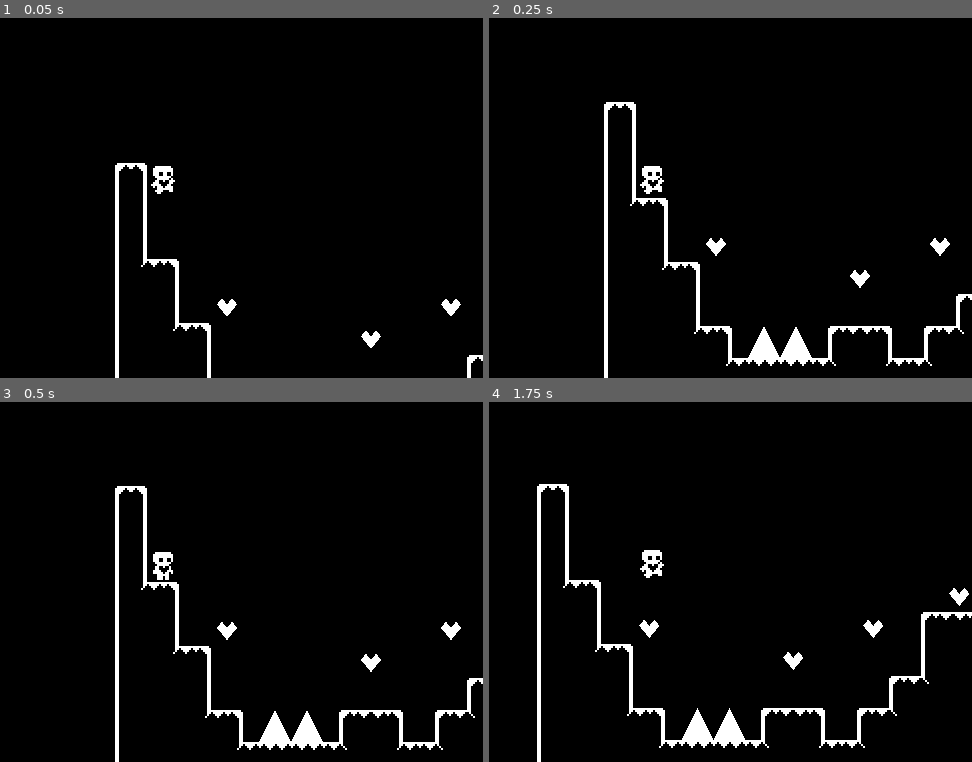
Above: before the commit, frames 1-4 (two rows, left to right).
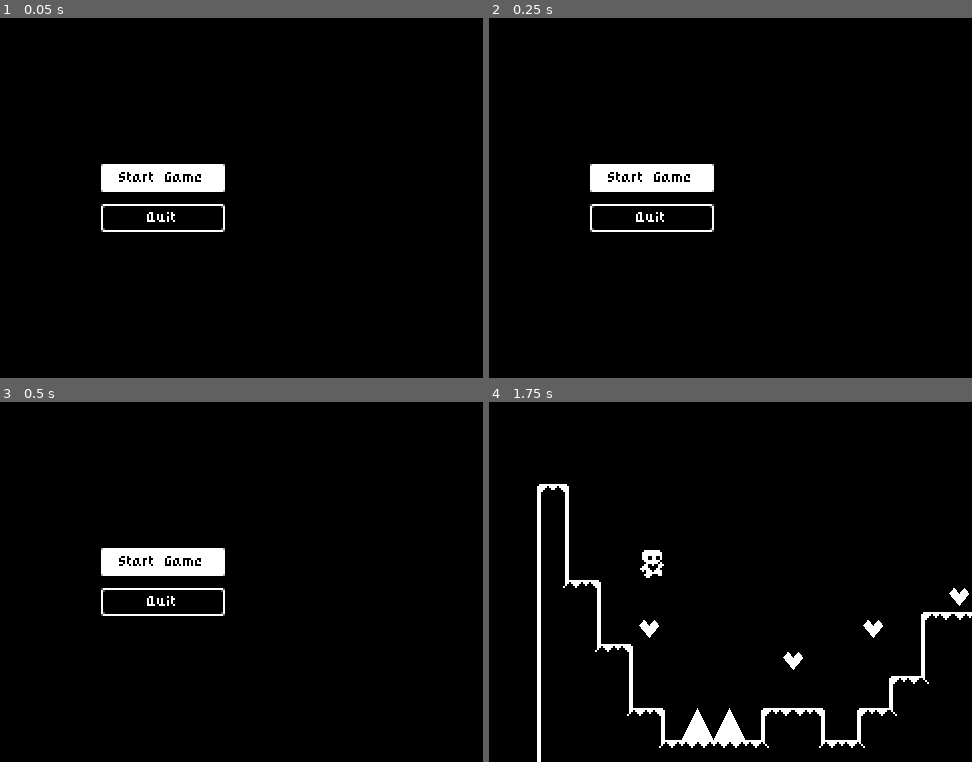
Above: after the commit, the same moments.

Repository: qwe321qwe321qwe321/godot-playground
Game: Godot game, scene res://scenes/start_menu.tscn
Two runs of this game, one before a commit and one after it. Both use one fixed random seed, a clock stepped at 60 frames per second and the inputs below. Before the commit the project starts from res://scenes/level_one.tscn.
Inputs (mouse positions are in pixels of both pictures, inside the frame that each line leads up to):
- Up to frame 1 (0.05 s): no input
- Up to frame 2 (0.25 s): no input
- Up to frame 3 (0.5 s): no input
- Up to frame 4 (1.75 s): click (653, 560) at 0.5 s, where only the run after the commit has a clickable "Start Game"; tap Enter (ui_accept) at 1.25, 1.52 s; hold Right (ui_right) from 1.28 s (still down)

The runs differ from the first frame. In frame 1, 3.3% of the frame differs, in the area x 20-100%, y 40-100%; in frame 2, 5.2%; in frame 3, 5.3%, in the area x 20-100%, y 23-100%; in frame 4, nothing differs.

Commit message:
add start menu and ui theme

Diff:
--- /dev/null
+++ b/Heart Platformer/black_9slice.tres
@@ -0,0 +1,10 @@
+[gd_resource type="StyleBoxTexture" load_steps=2 format=3 uid="uid://cpniuqkxah6iq"]
+
+[ext_resource type="Texture2D" uid="uid://bh2lou7jihf2d" path="res://black_9slice.png" id="1_51a6b"]
+
+[resource]
+texture = ExtResource("1_51a6b")
+texture_margin_left = 3.0
+texture_margin_top = 3.0
+texture_margin_right = 3.0
+texture_margin_bottom = 3.0
--- /dev/null
+++ b/Heart Platformer/default_theme.tres
@@ -0,0 +1,16 @@
+[gd_resource type="Theme" load_steps=3 format=3 uid="uid://cfe7y7kq81wuv"]
+
+[ext_resource type="StyleBox" uid="uid://cpniuqkxah6iq" path="res://black_9slice.tres" id="1_4ikhw"]
+[ext_resource type="StyleBox" uid="uid://cvaspcbsy5nvm" path="res://white_9slice.tres" id="1_ufaai"]
+
+[resource]
+Button/colors/font_color = Color(1, 1, 1, 1)
+Button/colors/font_focus_color = Color(0, 0, 0, 1)
+Button/colors/font_hover_color = Color(0, 0, 0, 1)
+Button/colors/font_pressed_color = Color(1, 1, 1, 1)
+Button/font_sizes/font_size = 6
+Button/styles/focus = ExtResource("1_ufaai")
+Button/styles/hover = ExtResource("1_ufaai")
+Button/styles/normal = ExtResource("1_4ikhw")
+Button/styles/pressed = ExtResource("1_4ikhw")
+Label/font_sizes/font_size = 6
--- a/Heart Platformer/prefabs/level_transition.tscn
+++ b/Heart Platformer/prefabs/level_transition.tscn
@@ -1,22 +1,6 @@
 [gd_scene load_steps=6 format=3 uid="uid://b5v3d6emc52iv"]
 
 [ext_resource type="Script" path="res://prefabs/level_transition.gd" id="1_tc7vt"]
-
-[sub_resource type="Animation" id="Animation_8iyjq"]
-resource_name = "fade_to_black"
-length = 0.5
-tracks/0/type = "value"
-tracks/0/imported = false
-tracks/0/enabled = true
-tracks/0/path = NodePath("ColorRect:color")
-tracks/0/interp = 1
-tracks/0/loop_wrap = true
-tracks/0/keys = {
-"times": PackedFloat32Array(0, 0.5),
-"transitions": PackedFloat32Array(1, 1),
-"update": 0,
-"values": [Color(0, 0, 0, 0), Color(0, 0, 0, 1)]
-}
 
 [sub_resource type="Animation" id="Animation_lpv6o"]
 length = 0.001
@@ -49,6 +33,22 @@
 "values": [Color(0, 0, 0, 1), Color(0, 0, 0, 0)]
 }
 
+[sub_resource type="Animation" id="Animation_8iyjq"]
+resource_name = "fade_to_black"
+length = 0.5
+tracks/0/type = "value"
+tracks/0/imported = false
+tracks/0/enabled = true
+tracks/0/path = NodePath("ColorRect:color")
+tracks/0/interp = 1
+tracks/0/loop_wrap = true
+tracks/0/keys = {
+"times": PackedFloat32Array(0, 0.5),
+"transitions": PackedFloat32Array(1, 1),
+"update": 0,
+"values": [Color(0, 0, 0, 0), Color(0, 0, 0, 1)]
+}
+
 [sub_resource type="AnimationLibrary" id="AnimationLibrary_i4x48"]
 _data = {
 "RESET": SubResource("Animation_lpv6o"),
@@ -72,4 +72,5 @@
 anchor_bottom = 1.0
 grow_horizontal = 2
 grow_vertical = 2
+mouse_filter = 2
 color = Color(0, 0, 0, 0)
--- a/Heart Platformer/project.godot
+++ b/Heart Platformer/project.godot
@@ -11,7 +11,7 @@
 [application]
 
 config/name="Heart Platformer"
-run/main_scene="res://scenes/level_one.tscn"
+run/main_scene="res://scenes/start_menu.tscn"
 config/features=PackedStringArray("4.1", "Forward Plus")
 config/icon="res://icon.svg"
 
@@ -32,6 +32,12 @@
 
 project/assembly_name="Heart Platformer"
 
+[gui]
+
+theme/custom="res://default_theme.tres"
+theme/custom_font="res://pixel_font.ttf"
+theme/default_font_subpixel_positioning=0
+
 [layer_names]
 
 2d_physics/layer_1="World"
--- /dev/null
+++ b/Heart Platformer/scenes/start_menu.gd
@@ -0,0 +1,17 @@
+extends CenterContainer
+
+@export var levelOne : PackedScene
+
+@onready var start_game_button: Button = %StartGameButton
+
+func _ready() -> void:
+	RenderingServer.set_default_clear_color(Color.BLACK)
+	start_game_button.grab_focus()
+
+
+func _on_start_game_button_pressed() -> void:
+	get_tree().change_scene_to_packed(levelOne)
+
+
+func _on_quit_button_pressed() -> void:
+	get_tree().quit()
--- /dev/null
+++ b/Heart Platformer/scenes/start_menu.tscn
@@ -0,0 +1,30 @@
+[gd_scene load_steps=3 format=3 uid="uid://djf7duuyyjmku"]
+
+[ext_resource type="Script" path="res://scenes/start_menu.gd" id="1_8y8ss"]
+[ext_resource type="PackedScene" uid="uid://djvik56kun85h" path="res://scenes/level_one.tscn" id="2_fkui5"]
+
+[node name="StartMenu" type="CenterContainer"]
+anchors_preset = 15
+anchor_right = 1.0
+anchor_bottom = 1.0
+grow_horizontal = 2
+grow_vertical = 2
+script = ExtResource("1_8y8ss")
+levelOne = ExtResource("2_fkui5")
+
+[node name="VBoxContainer" type="VBoxContainer" parent="."]
+layout_mode = 2
+
+[node name="StartGameButton" type="Button" parent="VBoxContainer"]
+unique_name_in_owner = true
+custom_minimum_size = Vector2(64, 16)
+layout_mode = 2
+text = "Start Game"
+
+[node name="QuitButton" type="Button" parent="VBoxContainer"]
+custom_minimum_size = Vector2(64, 16)
+layout_mode = 2
+text = "Quit"
+
+[connection signal="pressed" from="VBoxContainer/StartGameButton" to="." method="_on_start_game_button_pressed"]
+[connection signal="pressed" from="VBoxContainer/QuitButton" to="." method="_on_quit_button_pressed"]
--- /dev/null
+++ b/Heart Platformer/white_9slice.tres
@@ -0,0 +1,10 @@
+[gd_resource type="StyleBoxTexture" load_steps=2 format=3 uid="uid://cvaspcbsy5nvm"]
+
+[ext_resource type="Texture2D" uid="uid://llknbg6uuqk1" path="res://white_9slice.png" id="1_s866j"]
+
+[resource]
+texture = ExtResource("1_s866j")
+texture_margin_left = 2.0
+texture_margin_top = 2.0
+texture_margin_right = 2.0
+texture_margin_bottom = 2.0
--- a/Heart Platformer/world.gd
+++ b/Heart Platformer/world.gd
@@ -4,7 +4,6 @@
 @onready var level_completed: ColorRect = $CanvasLayer/LevelCompleted
 
 func _ready() -> void:
-	RenderingServer.set_default_clear_color(Color.BLACK)
 	Events.level_completed.connect(show_level_completed)
 
 func show_level_completed():
@@ -16,6 +15,7 @@
 
 	# next level.
 	get_tree().paused = true
+	await get_tree().create_timer(1.0).timeout
 	await LevelTransition.fade_to_black()
 	get_tree().paused = false
 	get_tree().change_scene_to_packed(next_level)
Binary file added: Heart Platformer/black_9slice.png
Not shown, added: Heart Platformer/black_9slice.png.import
Binary file added: Heart Platformer/pixel_font.ttf
Not shown, added: Heart Platformer/pixel_font.ttf.import
Binary file added: Heart Platformer/white_9slice.png
Not shown, added: Heart Platformer/white_9slice.png.import
